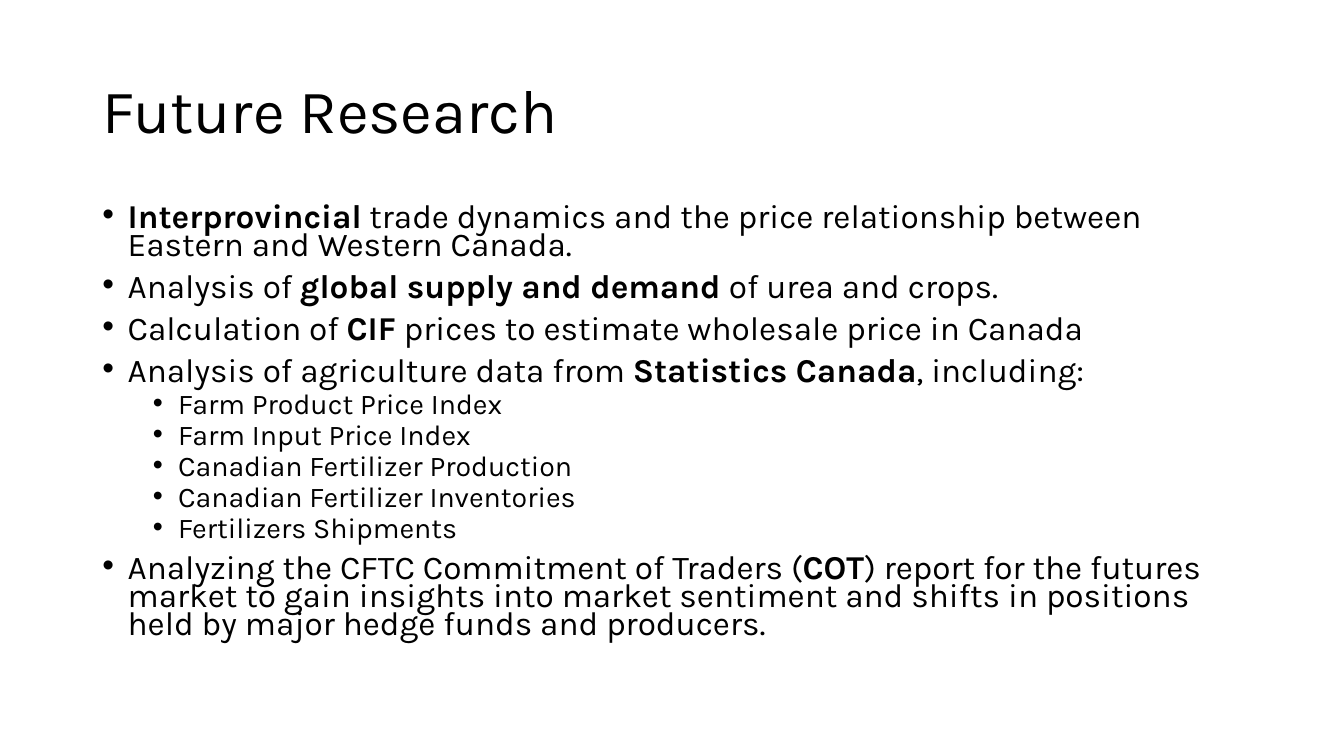
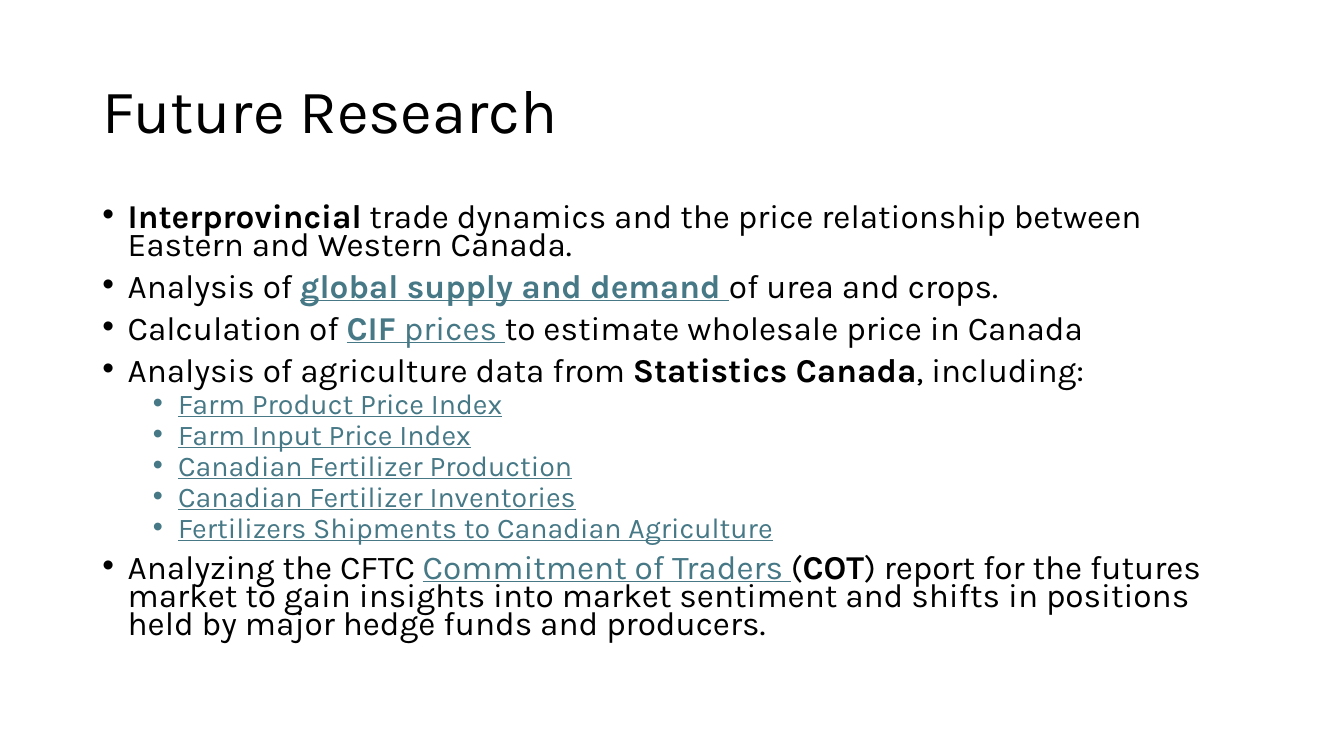
Before and after one commit to mahdi-ghafarian/time-series, a slide deck: slide 34 of borderland/2-urea/presentation/urea.pptx (slide 33 before the commit). Drawn at 1344x756 pixels with LibreOffice and Linux fonts; fonts in the diff are those of the drawing. Boxes give left, top, right and bottom in pixels: in the first picture for what was removed or moved away, otherwise in the second. Text is boxed around its words. In the diff, an @@ line names an element or a change of style, - is before the commit and + after.

```diff
--- a/borderland/2-urea/presentation/urea.pptx
+++ b/borderland/2-urea/presentation/urea.pptx
@@ text at box(128, 275, 1201, 643): text colour #000000 to #467886, underline on in "global supply and demand", "CIF prices", "Farm Product Price Index", "Farm Input Price Index" and 3 more places @@
@@ text at box(178, 518, 772, 545): text changed; text colour #000000 to #467886 @@
-  • Fertilizers Shipments
+  • Fertilizers Shipments to Canadian Agriculture
```
Also in this commit, not shown: 5 other slides changed, 1 slide added, 2 other files.
